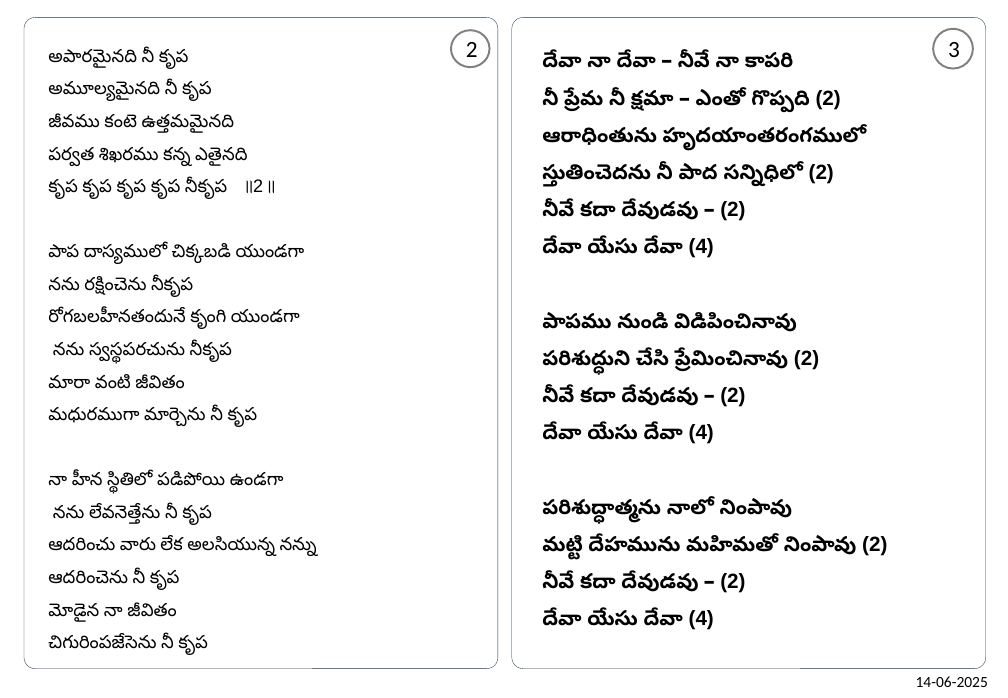
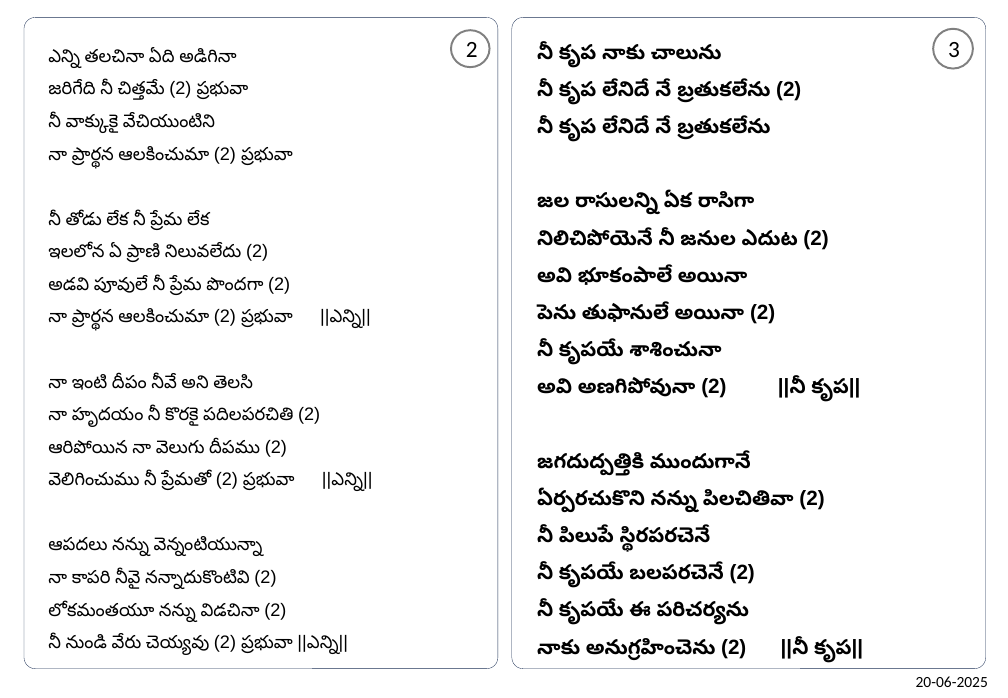
Before and after one commit to venu-webdev/songsDb, a slide deck: slide 2 of songsTemplate.pptx. Drawn at 1008x698 pixels with LibreOffice and Linux fonts; fonts in the diff are those of the drawing. Boxes give left, top, right and bottom in pixels: in the first picture for what was removed or moved away, otherwise in the second. Text is boxed around its words. In the diff, an @@ line names an element or a change of style, - is before the commit and + after.

```diff
--- a/songsTemplate.pptx
+++ b/songsTemplate.pptx
@@ text at <box>48,49,373,655</box>: text changed @@
-అపారమైనది నీ కృప
-అమూల్యమైనది నీ కృప
-జీవము కంటె ఉత్తమమైనది
-పర్వత శిఖరము కన్న ఎతైనది
-కృప కృప కృప కృప నీకృప ॥2॥
-పాప దాస్యములో చిక్కబడి యుండగా
-నను రక్షించెను నీకృప
-రోగబలహీనతందునే కృంగి యుండగా
-నను స్వస్థపరచును నీకృప
-మారా వంటి జీవితం
-మధురముగా మార్చెను నీ కృప
-నా హీన స్థితిలో పడిపోయి ఉండగా
-నను లేవనెత్తేను నీ కృప
-ఆదరించు వారు లేక అలసియున్న నన్ను
-ఆదరించెను నీ కృప
-మోడైన నా జీవితం
-చిగురింపజేసెను నీ కృప
+ఎన్ని తలచినా ఏది అడిగినా
+జరిగేది నీ చిత్తమే (2) ప్రభువా
+నీ వాక్కుకై వేచియుంటిని
+నా ప్రార్థన ఆలకించుమా (2) ప్రభువా
+నీ తోడు లేక నీ ప్రేమ లేక
+ఇలలోన ఏ ప్రాణి నిలువలేదు (2)
+అడవి పూవులే నీ ప్రేమ పొందగా (2)
+నా ప్రార్థన ఆలకించుమా (2) ప్రభువా ||ఎన్ని||
+నా ఇంటి దీపం నీవే అని తెలసి
+నా హృదయం నీ కొరకై పదిలపరచితి (2)
+ఆరిపోయిన నా వెలుగు దీపము (2)
+వెలిగించుము నీ ప్రేమతో (2) ప్రభువా ||ఎన్ని||
+ఆపదలు నన్ను వెన్నంటియున్నా
+నా కాపరి నీవై నన్నాదుకొంటివి (2)
+లోకమంతయూ నన్ను విడచినా (2)
+నీ నుండి వేరు చెయ్యవు (2) ప్రభువా ||ఎన్ని||
@@ text at <box>537,43,863,663</box>: text changed @@
-దేవా నా దేవా – నీవే నా కాపరి
-నీ ప్రేమ నీ క్షమా – ఎంతో గొప్పది (2)
-ఆరాధింతును హృదయాంతరంగములో
-స్తుతించెదను నీ పాద సన్నిధిలో (2)
-నీవే కదా దేవుడవు – (2)
-దేవా యేసు దేవా (4)
-పాపము నుండి విడిపించినావు
-పరిశుద్ధుని చేసి ప్రేమించినావు (2)
-నీవే కదా దేవుడవు – (2)
-దేవా యేసు దేవా (4)
-పరిశుద్ధాత్మను నాలో నింపావు
-మట్టి దేహమును మహిమతో నింపావు (2)
-నీవే కదా దేవుడవు – (2)
-దేవా యేసు దేవా (4)
+నీ కృప నాకు చాలును
+నీ కృప లేనిదే నే బ్రతుకలేను (2)
+నీ కృప లేనిదే నే బ్రతుకలేను
+జల రాసులన్ని ఏక రాసిగా
+నిలిచిపోయెనే నీ జనుల ఎదుట (2)
+అవి భూకంపాలే అయినా
+పెను తుఫానులే అయినా (2)
+నీ కృపయే శాశించునా
+అవి అణగిపోవునా (2) ||నీ కృప||
+జగదుద్పత్తికి ముందుగానే
+ఏర్పరచుకొని నన్ను పిలచితివా (2)
+నీ పిలుపే స్థిరపరచెనే
+నీ కృపయే బలపరచెనే (2)
+నీ కృపయే ఈ పరిచర్యను
+నాకు అనుగ్రహించెను (2) ||నీ కృప||
@@ text at <box>916,676,988,687</box>: text changed @@
-14-06-2025
+20-06-2025
```
Also in this commit, not shown: 1 other slide changed, 8 other files.
